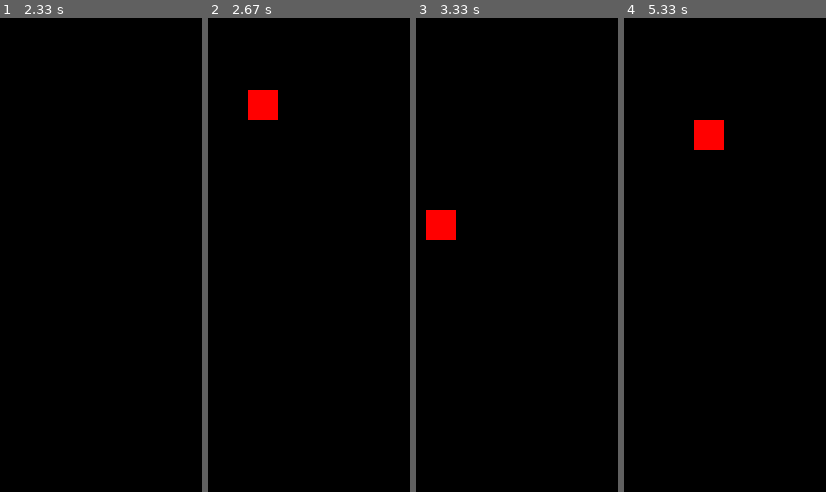
Above: before the commit, frames 1-4 (left to right).
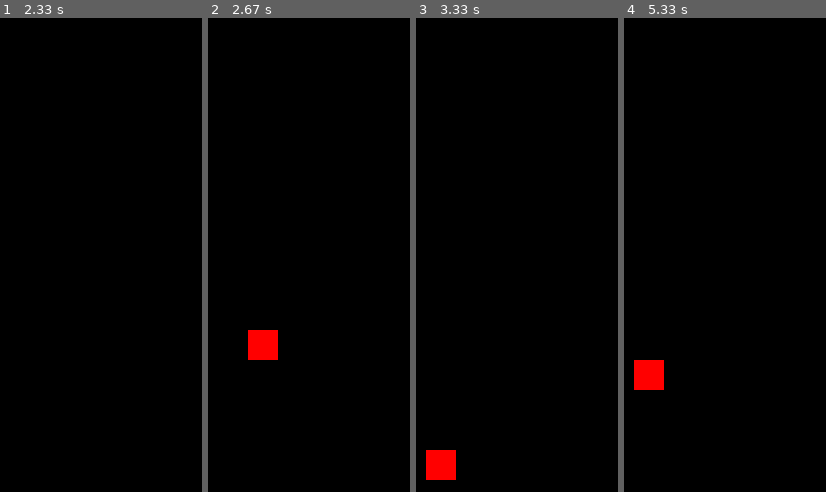
Above: after the commit, the same moments.

Repository: matkw/pygame-snake
Game: pygame game, started from main.py
Same seed, same stepped clock (60 frames per second), same inputs: the game is played once before the commit and once after it.
Inputs:
- Up to frame 1 (2.33 s): hold Left 0.33-0.87 s; hold Down 0.9-1.2 s; hold Up 1.67-2.03 s; hold Right from 2.07 s (still down)
- Up to frame 2 (2.67 s): keep holding Right
- Up to frame 3 (3.33 s): release Right at 2.7 s; hold Down 2.73-3.1 s; hold Left from 3.13 s (still down)
- Up to frame 4 (5.33 s): release Left at 3.6 s; hold Right 3.63-4.1 s; hold Up 4.13-4.45 s; hold Right 4.48-4.95 s; hold Left from 4.98 s (still down)

Frame 1 is identical in both runs. In frame 2, 1.9% of the frame differs, in the area x 19-35%, y 15-73%; in frame 3, 1.9%; in frame 4, 1.9%.

Commit message:
Adding updated code

Diff:
--- a/food.py
+++ b/food.py
@@ -0,0 +1,4 @@
+class Food:
+
+    def __init__(self):
+        pass
--- a/game.py
+++ b/game.py
@@ -9,40 +9,36 @@
     """
 
     def __init__(self):
-        pass
+        self._step = 15
+        self.snake = Snake(20, 30)
+        self.run = True
+        self.movement_flag = 0
+        self.game_window = Window()
+
+    def check_if_key_pressed(self):
+        keys = pygame.key.get_pressed()
+        if keys[pygame.K_LEFT] and self.movement_flag != 2:
+            self.movement_flag = 1
+        if keys[pygame.K_RIGHT] and self.movement_flag != 1:
+            self.movement_flag = 2
+        if keys[pygame.K_UP] and self.movement_flag != 4:
+            self.movement_flag = 3
+        if keys[pygame.K_DOWN] and self.movement_flag != 3:
+            self.movement_flag = 4
 
     def do_game(self):
-        game_window = Window()
-        run = True
-        snake = Snake(20, 30)
-        step = 15
-        movement_flag = 0
-
-        while run:
+        while self.run:
             pygame.time.delay(120)
             for event in pygame.event.get():
                 if event.type == pygame.QUIT:
-                    run = False
-            keys = pygame.key.get_pressed()
-
-            if keys[pygame.K_LEFT]:
-                movement_flag = 1
-            if keys[pygame.K_RIGHT]:
-                movement_flag = 2
-            if keys[pygame.K_UP]:
-                movement_flag = 3
-            if keys[pygame.K_DOWN]:
-                movement_flag = 4
-
-            if movement_flag == 1:
-                snake.x -= step
-            if movement_flag == 2:
-                snake.x += step
-            if movement_flag == 3:
-                snake.y -= step
-            if movement_flag == 4:
-                snake.y += step
-
-            game_window.refill_game_window()
-            snake.draw_snake_element(game_window.get_window())
+                    self.run = False
+            # Key pressed
+            self.check_if_key_pressed()
+            # Move snake
+            self.snake.move_snake(self.movement_flag, self._step)
+            # Clear game window
+            self.game_window.refill_game_window()
+            # Draw snake
+            self.snake.draw_snake_element(self.game_window.get_window())
+            # Refresh game window
             pygame.display.update()
--- a/snake.py
+++ b/snake.py
@@ -6,13 +6,22 @@
     This is class with snake body parameters
     """
 
-    def __init__(self, x = 20, y = 20):
+    def __init__(self, x=20, y=20):
         self._width = 15
         self._height = 15
         self._color = (255, 0, 0)
         self.x = x
         self.y = y
 
-
     def draw_snake_element(self, window):
         pygame.draw.rect(window, self._color, (self.x, self.y, self._width, self._height))
+
+    def move_snake(self, movement_flag, step):
+        if movement_flag == 1:
+            self.x -= step
+        if movement_flag == 2:
+            self.x += step
+        if movement_flag == 3:
+            self.y -= step
+        if movement_flag == 4:
+            self.y += step
